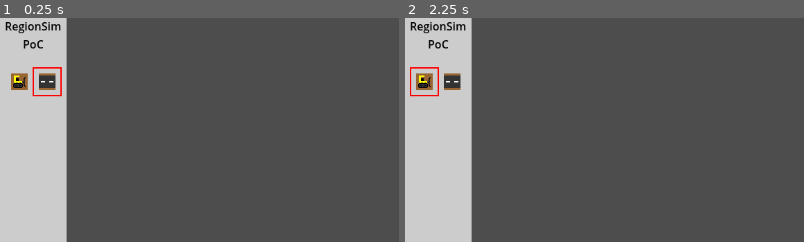
Above: before the commit, frames 1-2 (left to right).
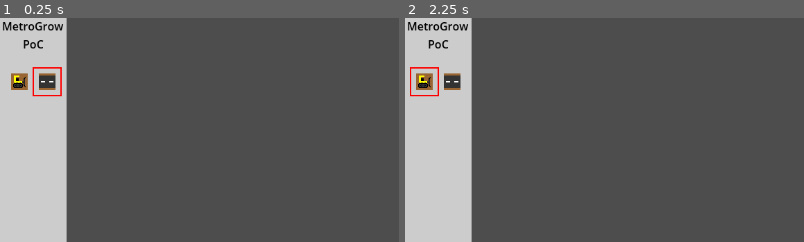
Above: after the commit, the same moments.

Repository: cymikelee/metrogrow
Game: Godot game, scene res://main.tscn
Two runs of this game, one before a commit and one after it. Both use one fixed random seed, a clock stepped at 60 frames per second and the inputs below.
Inputs (mouse positions are % of the whole screen's width and height, from its top left):
- Up to frame 1 (0.25 s): no input
- Up to frame 2 (2.25 s): click (2, 14) at 0.5 s; click (6, 14) at 1.25 s; click (2, 14) at 2 s
The pictures show only the part of the screen within x 0-50%, y 0-50%; the shares and areas given below are measured in that part.

The runs differ from the first frame. In frame 1, 0.4% of the frame differs, in the area x 0-16%, y 1-8%; in frame 2, 0.4%.

Commit message:
Updating to Godot 4.3 / TileMapLayer
Updating RegionMap from TileMap to TileMapLayer for Godot 4.3 compatibility

Diff:
--- a/hud.tscn
+++ b/hud.tscn
@@ -24,7 +24,7 @@
 offset_right = 96.0
 offset_bottom = 49.0
 theme_override_colors/font_color = Color(0, 0, 0, 1)
-text = "RegionSim
+text = "MetroGrow
 PoC"
 horizontal_alignment = 1
 
--- a/main.tscn
+++ b/main.tscn
@@ -8,6 +8,7 @@
 script = ExtResource("1_wv81t")
 
 [node name="RegionMap" parent="." instance=ExtResource("1_j75vb")]
+use_parent_material = false
 
 [node name="HUD" parent="." instance=ExtResource("2_savw4")]
 
--- a/project.godot
+++ b/project.godot
@@ -12,7 +12,7 @@
 
 config/name="metrogrow"
 run/main_scene="res://main.tscn"
-config/features=PackedStringArray("4.2", "Forward Plus")
+config/features=PackedStringArray("4.3", "Forward Plus")
 config/icon="res://icon.svg"
 
 [input]
--- a/region_map.gd
+++ b/region_map.gd
@@ -1,4 +1,4 @@
-extends TileMap
+extends TileMapLayer
 
 enum {TOOL_DOZER, TOOL_ROAD}
 var selected_tool = TOOL_ROAD
@@ -15,41 +15,41 @@
 	pass
 
 func _update_map_cell(tile_coords):
-	var tile_N = get_cell_source_id(0, get_neighbor_cell(tile_coords, TileSet.CELL_NEIGHBOR_TOP_SIDE))
-	var tile_S = get_cell_source_id(0, get_neighbor_cell(tile_coords, TileSet.CELL_NEIGHBOR_BOTTOM_SIDE))
-	var tile_E = get_cell_source_id(0, get_neighbor_cell(tile_coords, TileSet.CELL_NEIGHBOR_RIGHT_SIDE))
-	var tile_W = get_cell_source_id(0, get_neighbor_cell(tile_coords, TileSet.CELL_NEIGHBOR_LEFT_SIDE))
+	var tile_N = get_cell_source_id(get_neighbor_cell(tile_coords, TileSet.CELL_NEIGHBOR_TOP_SIDE))
+	var tile_S = get_cell_source_id(get_neighbor_cell(tile_coords, TileSet.CELL_NEIGHBOR_BOTTOM_SIDE))
+	var tile_E = get_cell_source_id(get_neighbor_cell(tile_coords, TileSet.CELL_NEIGHBOR_RIGHT_SIDE))
+	var tile_W = get_cell_source_id(get_neighbor_cell(tile_coords, TileSet.CELL_NEIGHBOR_LEFT_SIDE))
 
 	if(tile_N >= 0 && tile_S >= 0):
 		if(tile_E >= 0 && tile_W >= 0):
-			set_cell(0, tile_coords, 0, Vector2i(2, 0)) # 4-way intersection
+			set_cell(tile_coords, 0, Vector2i(2, 0)) # 4-way intersection
 		elif(tile_E >= 0):
-			set_cell(0, tile_coords, 0, Vector2i(2, 1)) # NS-E T-intersection
+			set_cell(tile_coords, 0, Vector2i(2, 1)) # NS-E T-intersection
 		elif(tile_W >= 0):
-			set_cell(0, tile_coords, 0, Vector2i(3, 2)) # NS-W T-intersection
+			set_cell(tile_coords, 0, Vector2i(3, 2)) # NS-W T-intersection
 		else:
-			set_cell(0, tile_coords, 0, Vector2i(0, 0)) # NS straight
+			set_cell(tile_coords, 0, Vector2i(0, 0)) # NS straight
 	elif(tile_E >= 0 && tile_W >= 0):
 		if(tile_N >= 0):
-			set_cell(0, tile_coords, 0, Vector2i(2, 2)) # EW-N T-intersection
+			set_cell(tile_coords, 0, Vector2i(2, 2)) # EW-N T-intersection
 		elif(tile_S >= 0):
-			set_cell(0, tile_coords, 0, Vector2i(3, 1)) # EW-S T-intersection
+			set_cell(tile_coords, 0, Vector2i(3, 1)) # EW-S T-intersection
 		else:
-			set_cell(0, tile_coords, 0, Vector2i(1, 0)) # EW straight
+			set_cell(tile_coords, 0, Vector2i(1, 0)) # EW straight
 	elif((tile_N >= 0 || tile_S >= 0) && (tile_E == -1) && (tile_W == -1)):
-		set_cell(0, tile_coords, 0, Vector2i(0, 0)) # NS straight
+		set_cell(tile_coords, 0, Vector2i(0, 0)) # NS straight
 	elif((tile_E >= 0 || tile_W >= 0) && (tile_N == -1) && (tile_S == -1)):
-		set_cell(0, tile_coords, 0, Vector2i(1, 0)) # EW straight
+		set_cell(tile_coords, 0, Vector2i(1, 0)) # EW straight
 	elif((tile_S >= 0 || tile_E >= 0) && (tile_N == -1) && (tile_W == -1)):
-		set_cell(0, tile_coords, 0, Vector2i(0, 1)) # SE curve
+		set_cell(tile_coords, 0, Vector2i(0, 1)) # SE curve
 	elif((tile_S >= 0 || tile_W >= 0) && (tile_N == -1) && (tile_E == -1)):
-		set_cell(0, tile_coords, 0, Vector2i(1, 1)) # SW curve
+		set_cell(tile_coords, 0, Vector2i(1, 1)) # SW curve
 	elif((tile_N >= 0 || tile_E >= 0) && (tile_S == -1) && (tile_W == -1)):
-		set_cell(0, tile_coords, 0, Vector2i(0, 2)) # NE curve
+		set_cell(tile_coords, 0, Vector2i(0, 2)) # NE curve
 	elif((tile_N >= 0 || tile_W >= 0) && (tile_S == -1) && (tile_E == -1)):
-		set_cell(0, tile_coords, 0, Vector2i(1, 2)) # NW curve
+		set_cell(tile_coords, 0, Vector2i(1, 2)) # NW curve
 	else:
-		set_cell(0, tile_coords, 0, Vector2i(3, 0)) # blank
+		set_cell(tile_coords, 0, Vector2i(3, 0)) # blank
 
 func _physics_process(delta) -> void:
 	if(Input.is_action_just_pressed("mb_left")):
@@ -65,18 +65,18 @@
 
 		# update selected cell
 		if(selected_tool == TOOL_DOZER):
-			set_cell(0, tile_coords, -1)
+			set_cell(tile_coords, -1)
 		elif(selected_tool == TOOL_ROAD):
-			if(get_cell_source_id(0, tile_coords) == -1):
+			if(get_cell_source_id(tile_coords) == -1):
 				# update selected cell
 				_update_map_cell(tile_coords)
 
 		# update neighboring cells
-		if(get_cell_source_id(0, coords_N) >= 0):
+		if(get_cell_source_id(coords_N) >= 0):
 			_update_map_cell(coords_N)
-		if(get_cell_source_id(0, coords_S) >= 0):
+		if(get_cell_source_id(coords_S) >= 0):
 			_update_map_cell(coords_S)
-		if(get_cell_source_id(0, coords_E) >= 0):
+		if(get_cell_source_id(coords_E) >= 0):
 			_update_map_cell(coords_E)
-		if(get_cell_source_id(0, coords_W) >= 0):
+		if(get_cell_source_id(coords_W) >= 0):
 			_update_map_cell(coords_W)
--- a/region_map.tscn
+++ b/region_map.tscn
@@ -25,11 +25,11 @@
 tile_size = Vector2i(24, 24)
 sources/0 = SubResource("TileSetAtlasSource_8ehk2")
 
-[node name="RegionMap" type="TileMap"]
+[node name="RegionMap" type="TileMapLayer"]
+use_parent_material = true
 position = Vector2(96, 48)
 tile_set = SubResource("TileSet_th2tf")
 rendering_quadrant_size = 24
-format = 2
 script = ExtResource("2_x62fd")
 
 [node name="TileSelector" type="Sprite2D" parent="."]
